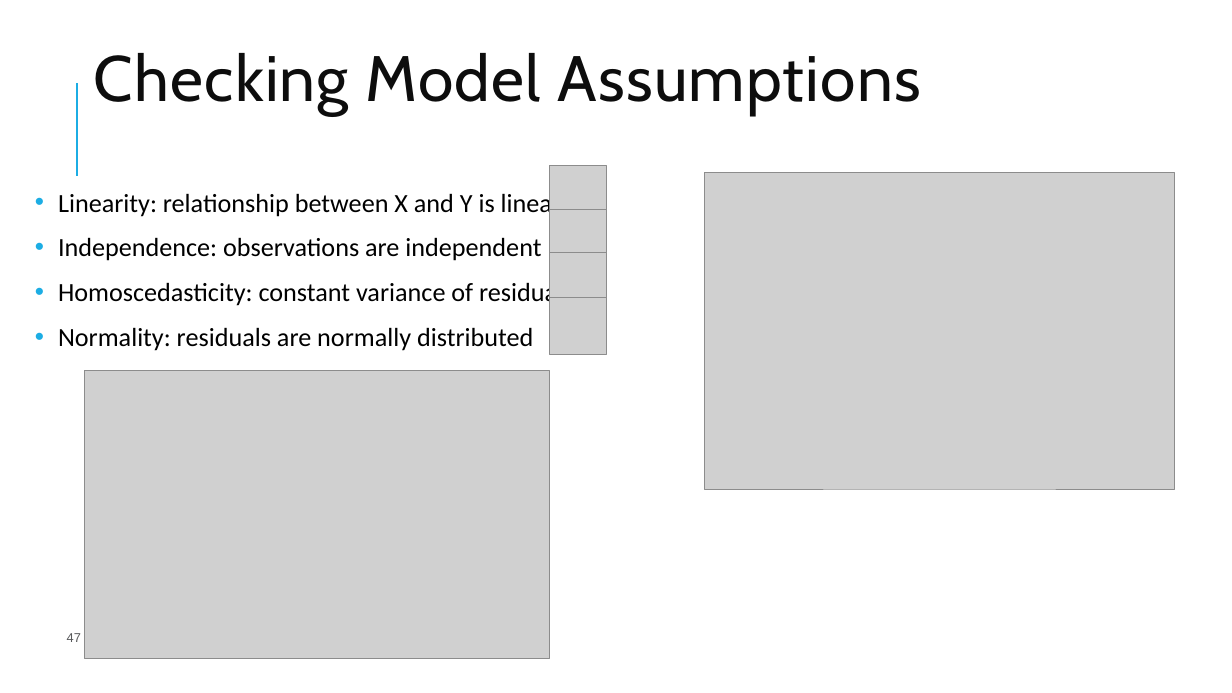
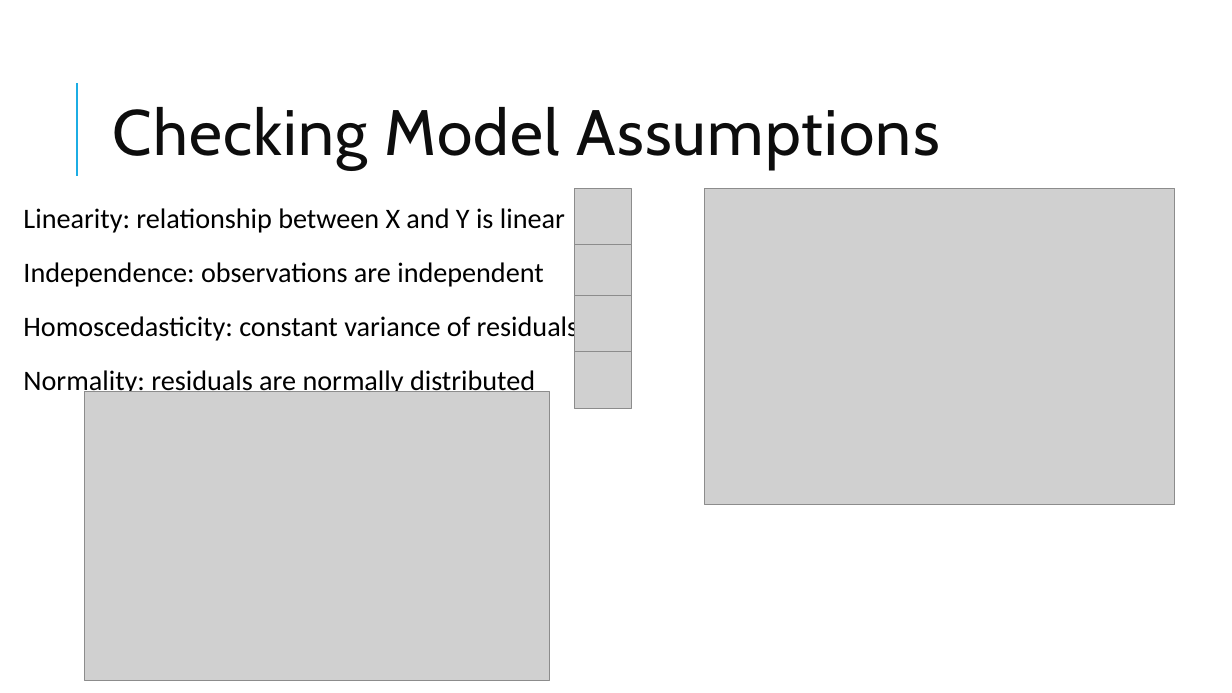
Before and after one commit to pcmathias/MSACL-data-literacy, a slide deck: slide 50 of presentations/DS 100 - Statistics Fundamentals.pptx (slide 47 before the commit). Drawn at 1232x693 pixels with LibreOffice and Linux fonts; fonts in the diff are those of the drawing; grey boxes stand for pictures; background and template pictures are left out. Boxes give left, top, right and bottom in pixels: in the first picture for what was removed or moved away, otherwise in the second. Text is boxed around its words. In the diff, an @@ line names an element or a change of style, - is before the commit and + after.

```diff
--- a/presentations/DS 100 - Statistics Fundamentals.pptx
+++ b/presentations/DS 100 - Statistics Fundamentals.pptx
@@ title "Checking Model Assumptions": place and size @@
-title "Checking Model Assumptions" at box(94, 53, 921, 116)
+title "Checking Model Assumptions" at box(113, 107, 940, 170)
@@ text "Linearity: relationship between X and ...": place and size @@
-text "Linearity: relationship between X and ..." at box(58, 190, 573, 351)
+text "Linearity: relationship between X and ..." at box(23, 208, 579, 397)
@@ text "Linearity: relationship between X and ..." at box(23, 208, 579, 397): size 20.4 to 22 pt; bullet • to none; line spacing 1.02 to 1.22 @@
@@ picture: place and size @@
-picture at box(550, 165, 606, 222)
+picture at box(575, 188, 631, 244)
@@ picture: place and size @@
-picture at box(704, 173, 1175, 489)
+picture at box(704, 189, 1175, 505)
@@ picture: place and size @@
-picture at box(550, 209, 606, 265)
+picture at box(575, 245, 631, 301)
@@ picture: place and size @@
-picture at box(550, 252, 606, 309)
+picture at box(575, 296, 631, 352)
@@ picture: place and size @@
-picture at box(550, 298, 606, 354)
+picture at box(575, 352, 631, 409)
@@ picture: place and size @@
-picture at box(85, 371, 550, 660)
+picture at box(85, 392, 550, 681)
@@ page number removed at box(67, 633, 81, 642) @@
-47
```
Also in this commit, not shown: 8 other slides changed, 11 slides added, 3 slides removed, 4 other files.
